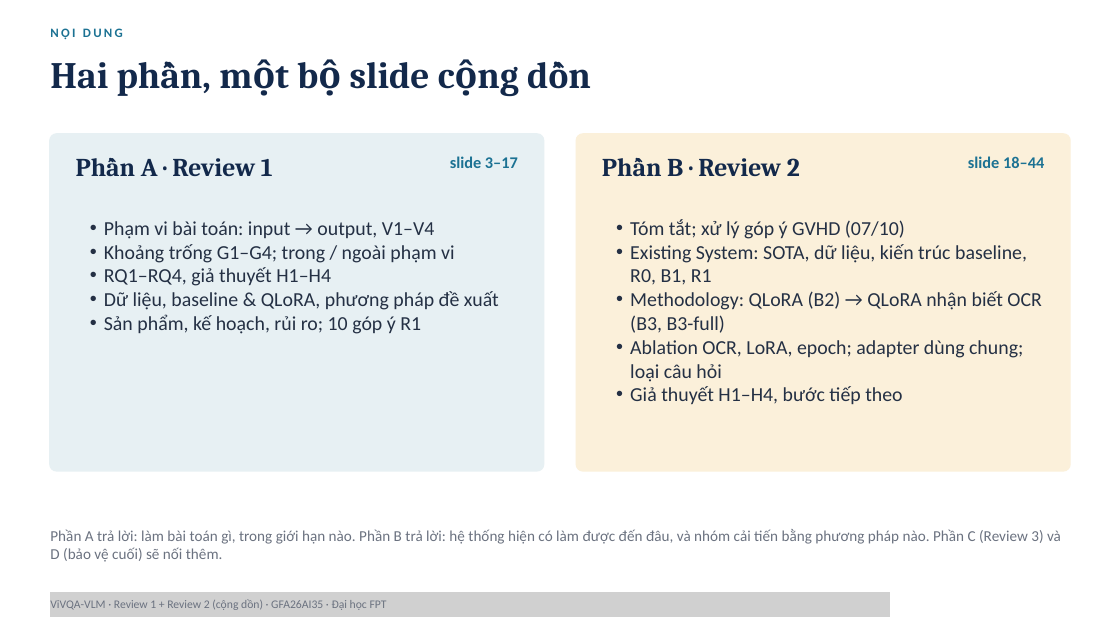
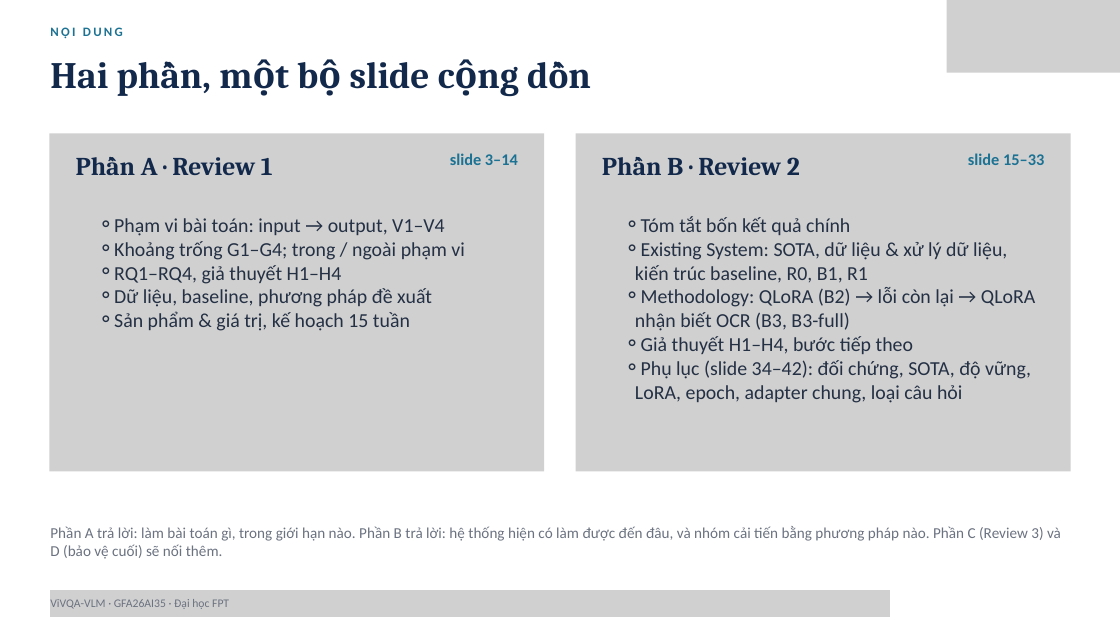
Before and after one commit to PLHGNAOH/ViVQA-VLM, a slide deck: slide 2 of docs/04_slides/cumulative/ViVQA-VLM_Review1-2_KLTN.pptx. Drawn at 1120x630 pixels with LibreOffice and Linux fonts; fonts in the diff are those of the drawing; grey boxes stand for pictures. Boxes give left, top, right and bottom in pixels: in the first picture for what was removed or moved away, otherwise in the second. Text is boxed around its words. In the diff, an @@ line names an element or a change of style, - is before the commit and + after.

```diff
--- a/docs/04_slides/cumulative/ViVQA-VLM_Review1-2_KLTN.pptx
+++ b/docs/04_slides/cumulative/ViVQA-VLM_Review1-2_KLTN.pptx
@@ picture added at [947, 0, 1120, 73] @@
@@ picture added at [49, 133, 544, 472] @@
@@ freeform shape removed at [50, 134, 544, 471] @@
@@ freeform shape removed at [576, 134, 1070, 471] @@
@@ picture added at [576, 133, 1071, 472] @@
@@ text at [450, 153, 518, 165]: text changed @@
-slide 3–17
+slide 3–14
@@ text at [968, 153, 1044, 165]: text changed @@
-slide 18–44
+slide 15–33
@@ text at [114, 218, 464, 284]: bullet • to ⚬; list level 2 to 3 in "Phạm vi bài toán: input ..."; list level 2 to 3 in "Khoảng trống G1–G4; trong / ..."; list level 2 to 3 in "RQ1–RQ4, giả thuyết H1–H4" @@
@@ text at [635, 216, 1035, 331]: text changed @@
-  • Tóm tắt; xử lý góp ý GVHD (07/10)
-  • Existing System: SOTA, dữ liệu, kiến trúc baseline, R0, B1, R1
-  • Methodology: QLoRA (B2) → QLoRA nhận biết OCR (B3, B3-full)
-  • Ablation OCR, LoRA, epoch; adapter dùng chung; loại câu hỏi
+    ⚬ Tóm tắt bốn kết quả chính
+    ⚬ Existing System: SOTA, dữ liệu & xử lý dữ liệu, kiến trúc baseline, R0, B1, R1
+    ⚬ Methodology: QLoRA (B2) → lỗi còn lại → QLoRA nhận biết OCR (B3, B3-full)
@@ text at [114, 288, 432, 331]: text changed @@
-  • Dữ liệu, baseline & QLoRA, phương pháp đề xuất
-  • Sản phẩm, kế hoạch, rủi ro; 10 góp ý R1
+    ⚬ Dữ liệu, baseline, phương pháp đề xuất
+    ⚬ Sản phẩm & giá trị, kế hoạch 15 tuần
@@ text at [641, 336, 913, 354]: bullet • to ⚬; list level 2 to 3 in "Giả thuyết H1–H4, bước tiếp ..." @@
@@ text at [635, 360, 1031, 403]: paragraph added @@
+    ⚬ Phụ lục (slide 34–42): đối chứng, SOTA, độ vững, LoRA, epoch, adapter chung, loại câu hỏi
@@ text at [50, 599, 229, 609]: text changed @@
-ViVQA-VLM · Review 1 + Review 2 (cộng dồn) · GFA26AI35 · Đại học FPT
+ViVQA-VLM · GFA26AI35 · Đại học FPT
@@ picture added at [50, 590, 890, 617] @@
```
Also in this commit, not shown: 37 other slides changed, 4 slides added, 6 slides removed, 3 other files.
